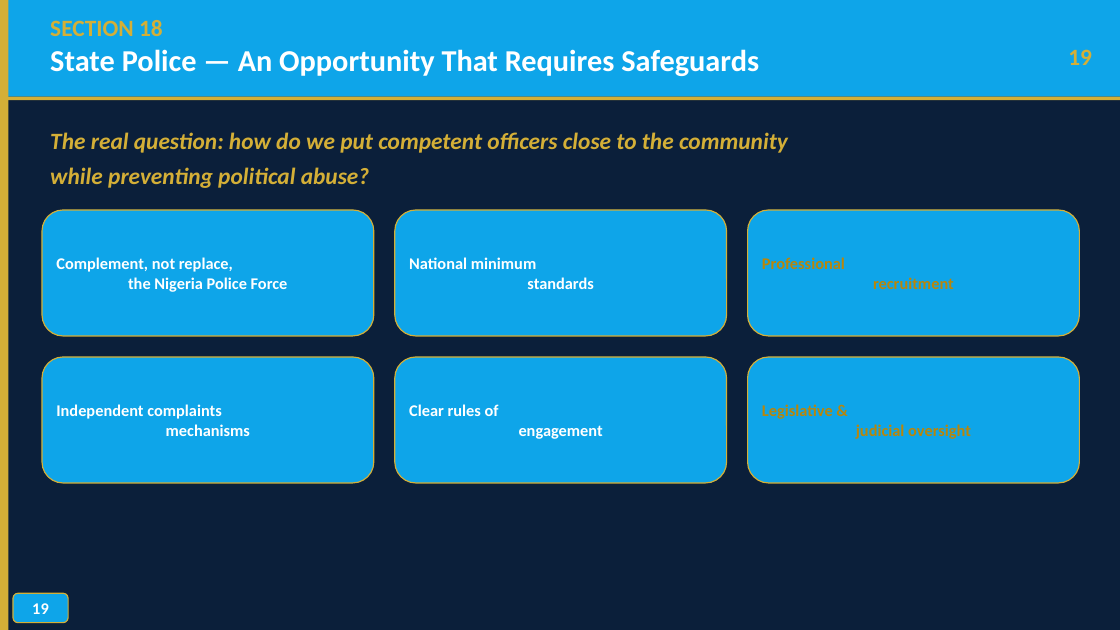
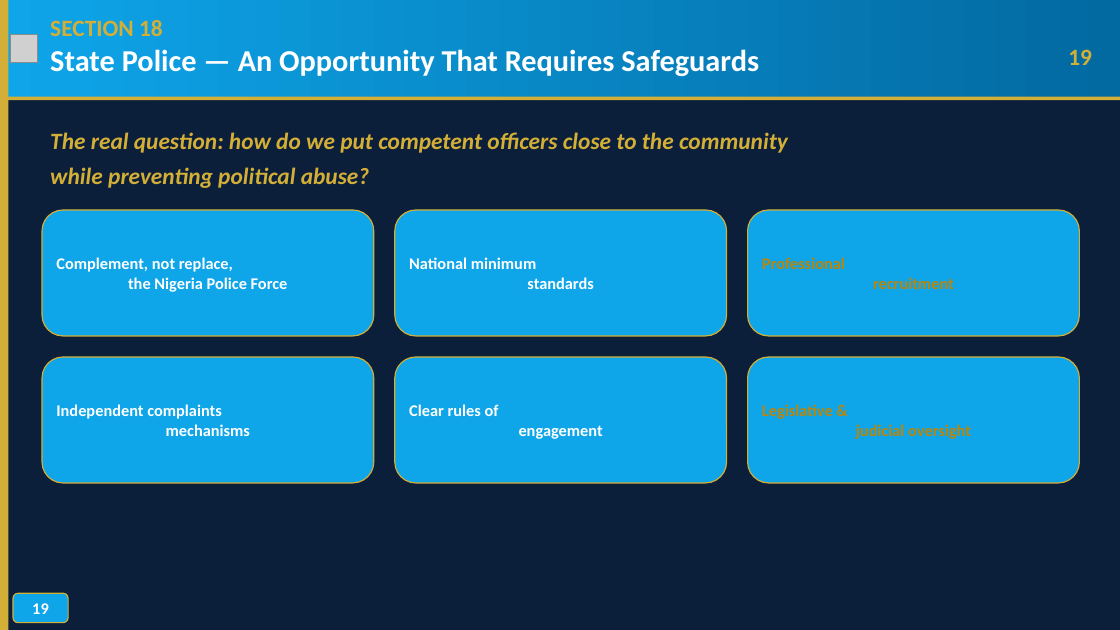
Before and after one commit to TOMDEGGS/BETONIQ-WEST-, a slide deck: slide 19 of avm_morgan_docs/AVM_MORGAN_SECURITY_KEYNOTE_30MIN_v3_WITH_REFERENCES.pptx. Drawn at 1120x630 pixels with LibreOffice and Linux fonts; fonts in the diff are those of the drawing; grey boxes stand for pictures; background and template pictures are left out. Boxes give left, top, right and bottom in pixels: in the first picture for what was removed or moved away, otherwise in the second. Text is boxed around its words. In the diff, an @@ line names an element or a change of style, - is before the commit and + after.

Commit message:
Sharpen deck visuals: upscale + unsharp-mask all embedded background images (77dpi -> 200dpi+), gradient headers, emblem icon per slide

```diff
--- a/avm_morgan_docs/AVM_MORGAN_SECURITY_KEYNOTE_30MIN_v3_WITH_REFERENCES.pptx
+++ b/avm_morgan_docs/AVM_MORGAN_SECURITY_KEYNOTE_30MIN_v3_WITH_REFERENCES.pptx
@@ rectangle at [0,0,1120,97]: fill #0EA5E9 to gradient #0EA5E9 to #0369A1 @@
@@ picture added at [10,34,38,62] @@
```
Also in this commit, not shown: 25 other slides changed.
